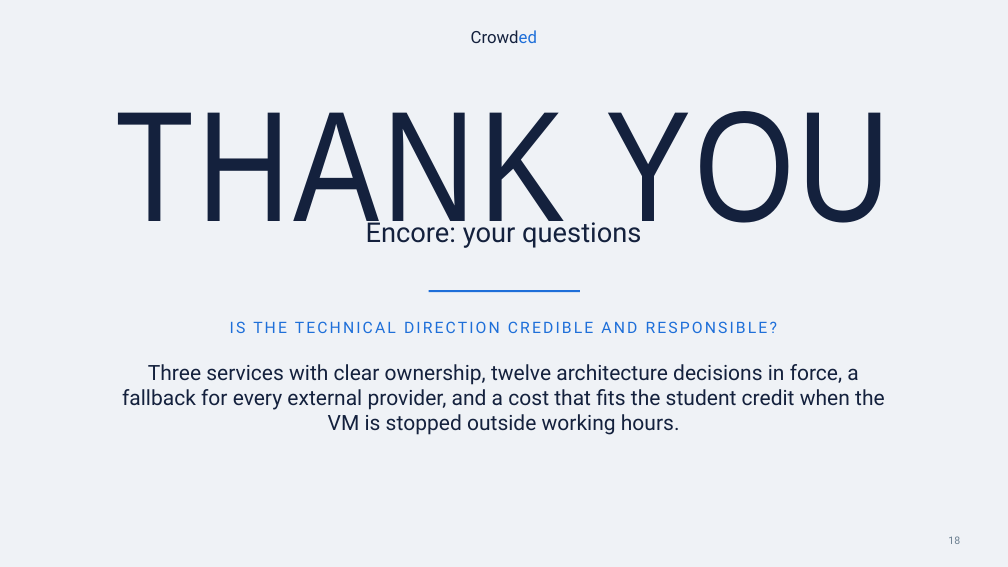
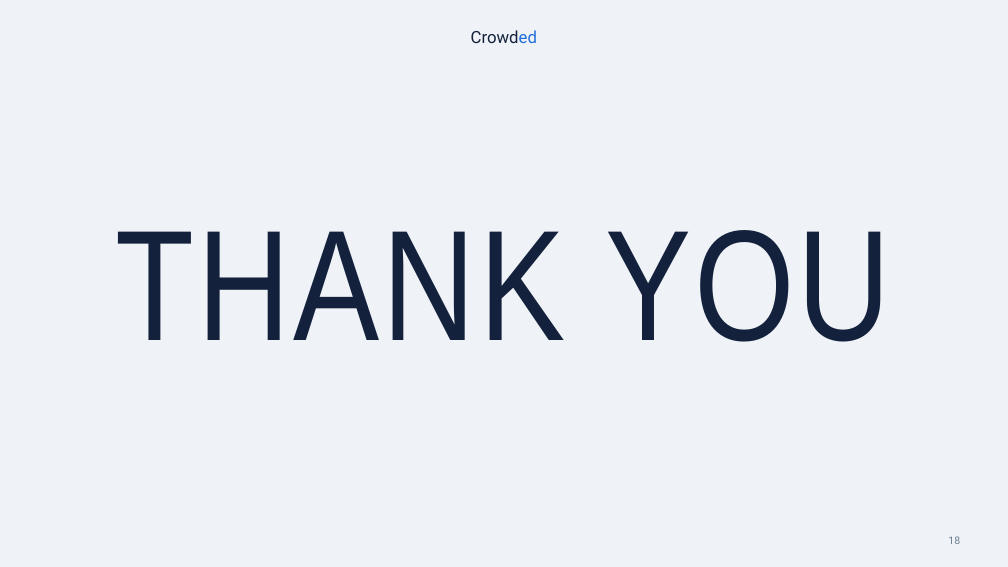
Before and after one commit to andrereis26/crowded-labdsof, a slide deck: slide 18 of docs/presentations/Sprint1/Crowded_LABDSOF_Presentation_Sprint1_PL.pptx. Drawn at 1008x567 pixels with LibreOffice and Linux fonts; fonts in the diff are those of the drawing. Boxes give left, top, right and bottom in pixels: in the first picture for what was removed or moved away, otherwise in the second. Text is boxed around its words. In the diff, an @@ line names an element or a change of style, - is before the commit and + after.

```diff
--- a/docs/presentations/Sprint1/Crowded_LABDSOF_Presentation_Sprint1_PL.pptx
+++ b/docs/presentations/Sprint1/Crowded_LABDSOF_Presentation_Sprint1_PL.pptx
@@ text "THANK YOU" rewrapped from (x1=116, y1=111, x2=891, y2=248) to (x1=116, y1=230, x2=891, y2=342) @@
@@ text removed at (x1=366, y1=217, x2=641, y2=248) @@
-Encore: your questions
@@ line removed from (429, 291) to (580, 291) @@
@@ text removed at (x1=230, y1=321, x2=777, y2=333) @@
-IS THE TECHNICAL DIRECTION CREDIBLE AND RESPONSIBLE?
@@ text removed at (x1=122, y1=364, x2=885, y2=435) @@
-Three services with clear ownership, twelve architecture decisions in force, a fallback for every external provider, and a cost that fits the student credit when the VM is stopped outside working hours.
```
Also in this commit, not shown: 2 other files.
